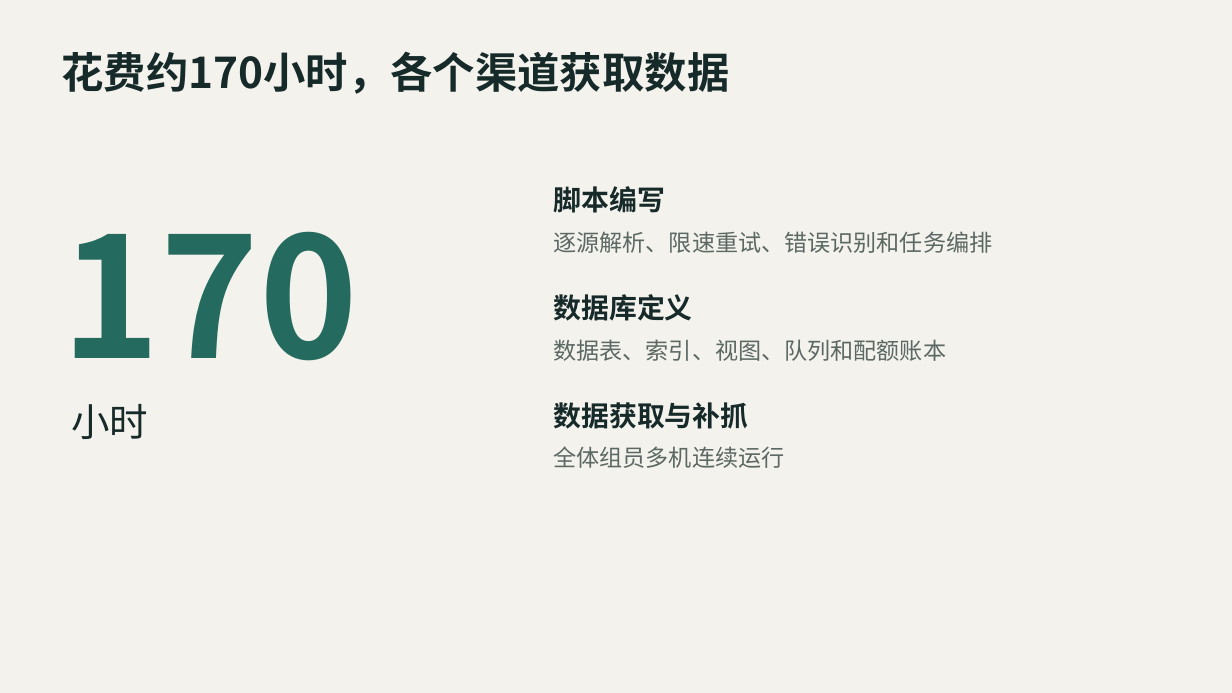
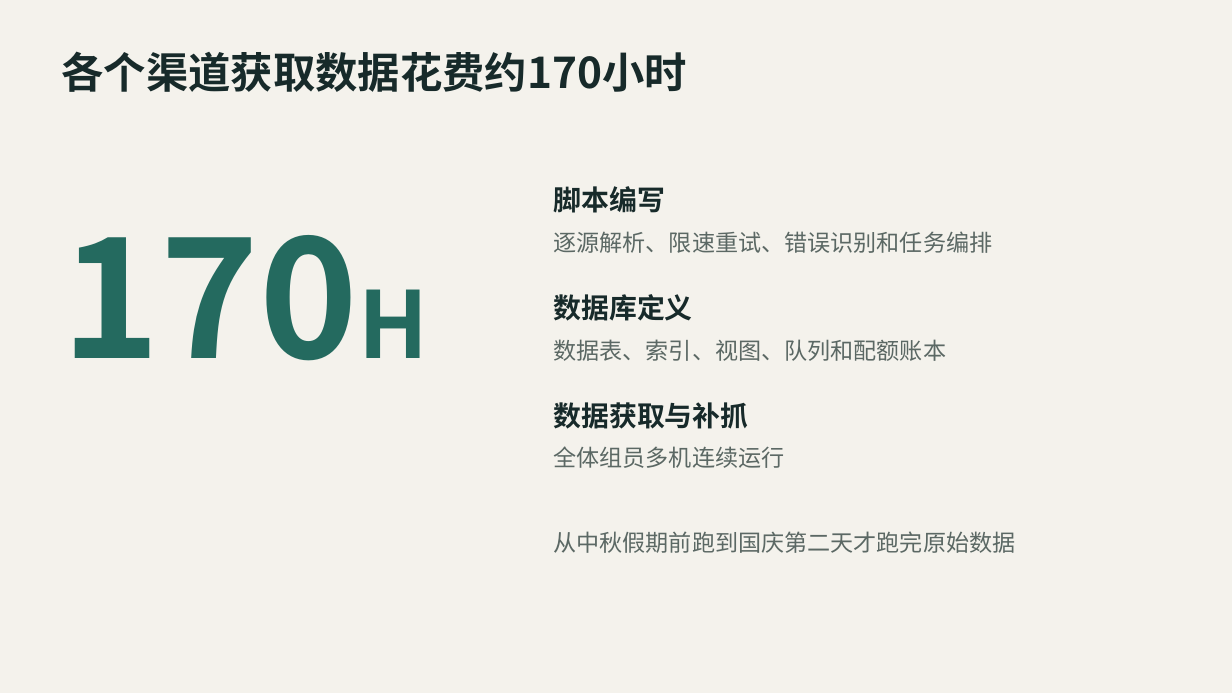
Before and after one commit to WwhdsOne/achievement-analytics, a slide deck: slide 3 of docs/presentations/数据获取与后续计划-2026-10-13-最终版.pptx. Drawn at 1232x693 pixels with LibreOffice and Linux fonts; fonts in the diff are those of the drawing. Boxes give left, top, right and bottom in pixels: in the first picture for what was removed or moved away, otherwise in the second. Text is boxed around its words. In the diff, an @@ line names an element or a change of style, - is before the commit and + after.

```diff
--- a/docs/presentations/数据获取与后续计划-2026-10-13-最终版.pptx
+++ b/docs/presentations/数据获取与后续计划-2026-10-13-最终版.pptx
@@ text at <box>62,51,688,92</box>: text changed @@
-花费约170小时，各个渠道获取数据
+各个渠道获取数据花费约170小时
@@ text at <box>62,231,358,361</box>: text changed @@
-170
+170H
@@ text removed at <box>71,404,148,439</box> @@
-小时
@@ text added at <box>553,531,1015,553</box>, 18 pt, text #5B6864 @@
+从中秋假期前跑到国庆第二天才跑完原始数据
```
Also in this commit, not shown: 2 other slides changed, 19 other files.
